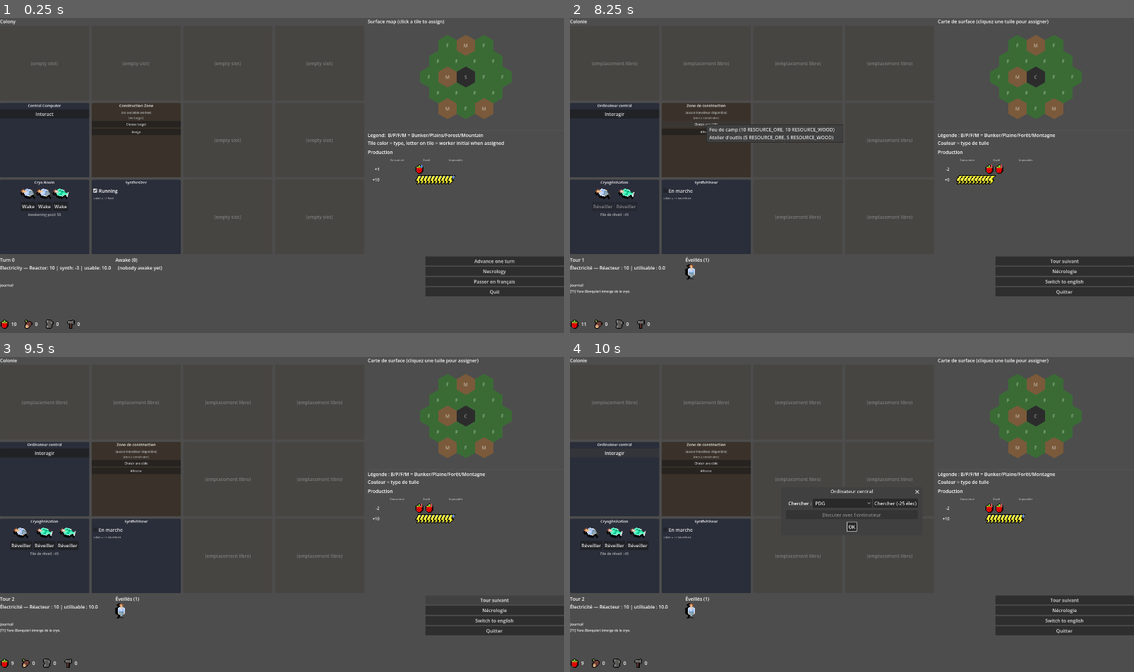
Above: before the commit, frames 1-4 (two rows, left to right).
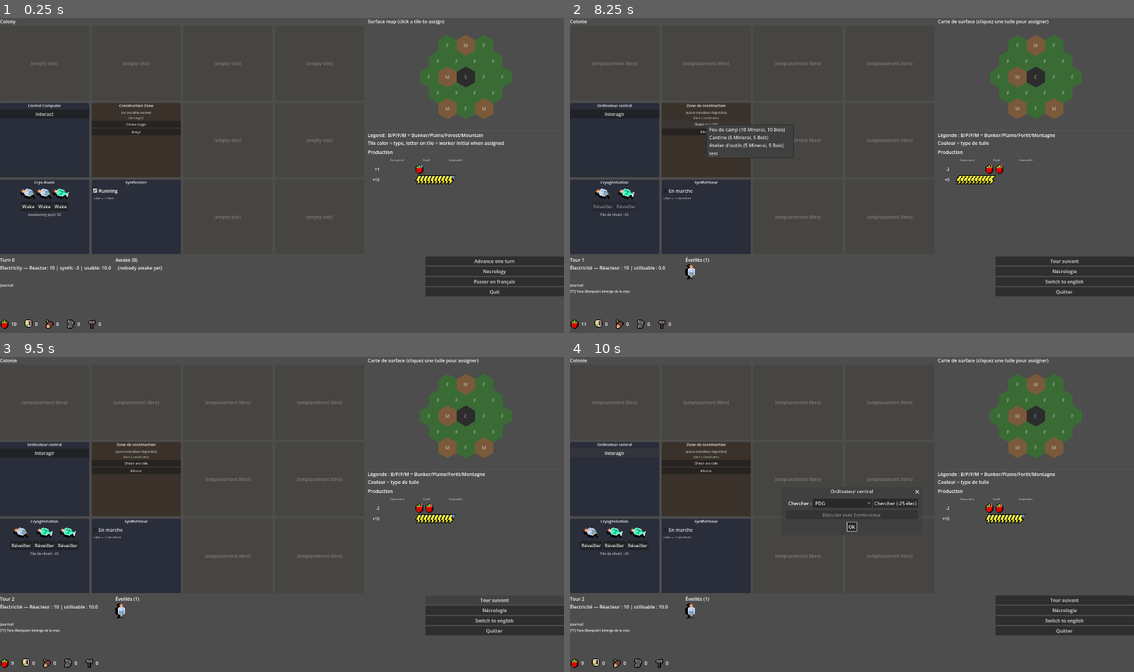
Above: after the commit, the same moments.

Repository: Infornographie/degel
Game: Godot game, scene res://scenes/main_ui.tscn
Same seed, same stepped clock (60 frames per second), same inputs: the game is played once before the commit and once after it.
Inputs:
- Up to frame 1 (0.25 s): no input
- Up to frame 2 (8.25 s): click "Choose target" at 0.5 s; click "Advance one turn" at 1.25 s; click "Interact" at 2 s; click "OK" at 2.75 s; click "Assign" at 3.5 s; click "Wake" at 4.25 s; click "Running" at 5 s; click "Necrology" at 5.75 s; click "OK" at 6.5 s; click "Passer en français" at 7.25 s; click "Choisir une cible" at 8 s
- Up to frame 3 (9.5 s): click "Tour suivant" at 8.75 s
- Up to frame 4 (10 s): click "Interagir" at 9.5 s

The runs differ from the first frame. In frame 1, 0.1% of the frame differs, in the area x 4-18%, y 95-99%; in frame 2, 0.6%, in the area x 4-49%, y 33-99%; in frame 3, 0.1%; in frame 4, 0.1%.

Commit message:
Data driven update
- game registry pour enregistrer les buildings, activities et resources sans toucher de code !

Diff:
--- a/localization/translations.csv
+++ b/localization/translations.csv
@@ -152,3 +152,6 @@
 EVENT_FOREST_DEPLETED,Une forêt est devenue plaine.,A forest has become plain.
 LABEL_EVENT_LOG_TITLE,Journal,Journal
 LABEL_EVENT_TURN_PREFIX,[T%d],[T%d]
+RES_MEAL,Repas,Meal
+BUILDING_CANTEEN,Cantine,Canteen
+BUILDING_CANTEEN_DESC,Permet aux survivants de préparer des repas.,Allows survivors to prepare meals.
--- /dev/null
+++ b/resources/buildings/canteen.tres
@@ -0,0 +1,24 @@
+[gd_resource type="Resource" script_class="BuildingConfig" format=3 uid="uid://db58ionthlj13"]
+
+[ext_resource type="Script" uid="uid://djgwy70yusm4w" path="res://systems/buildings/building_config.gd" id="1_vmn55"]
+[ext_resource type="PackedScene" path="res://scenes/ui/buildings/generic_building_view.tscn" id="2_86ie6"]
+
+[resource]
+script = ExtResource("1_vmn55")
+id = "canteen"
+name_key = "BUILDING_CANTEEN"
+description_key = "BUILDING_CANTEEN_DESC"
+build_cost = Dictionary[String, float]({
+"ore": 5.0,
+"wood": 5.0
+})
+build_order = Array[String](["wood", "ore"])
+inputs = Dictionary[String, float]({
+"food": 1.0,
+"heat": 2.0
+})
+outputs = Dictionary[String, float]({
+"meal": 1.0
+})
+view_scene = ExtResource("2_86ie6")
+metadata/_custom_type_script = "uid://djgwy70yusm4w"
--- /dev/null
+++ b/resources/buildings/test.tres
@@ -0,0 +1,19 @@
+[gd_resource type="Resource" script_class="BuildingConfig" format=3 uid="uid://b2doie6qgpo8r"]
+
+[ext_resource type="Script" uid="uid://djgwy70yusm4w" path="res://systems/buildings/building_config.gd" id="1_nj06f"]
+[ext_resource type="PackedScene" path="res://scenes/ui/buildings/generic_building_view.tscn" id="2_aiq2j"]
+
+[resource]
+script = ExtResource("1_nj06f")
+id = "test"
+name_key = "test"
+description_key = "test"
+build_order = Array[String](["food"])
+inputs = Dictionary[String, float]({
+"food": 1.0
+})
+outputs = Dictionary[String, float]({
+"meal": 10.0
+})
+view_scene = ExtResource("2_aiq2j")
+metadata/_custom_type_script = "uid://djgwy70yusm4w"
--- /dev/null
+++ b/resources/game_registry.tres
@@ -0,0 +1,35 @@
+[gd_resource type="Resource" script_class="GameRegistry" format=3 uid="uid://gov7u135qre1"]
+
+[ext_resource type="Script" uid="uid://pi3ffe2cp0cn" path="res://systems/world/activity.gd" id="1_gxpwg"]
+[ext_resource type="Script" uid="uid://djgwy70yusm4w" path="res://systems/buildings/building_config.gd" id="2_jwylt"]
+[ext_resource type="Resource" uid="uid://d0n16pjkkameu" path="res://resources/activities/forester.tres" id="2_sykcg"]
+[ext_resource type="Script" uid="uid://beej3fkkc3hb3" path="res://systems/world/resource_type.gd" id="3_a3kea"]
+[ext_resource type="Resource" uid="uid://bs68an4h3uwmq" path="res://resources/activities/gardener.tres" id="3_pc038"]
+[ext_resource type="Resource" uid="uid://bdhecvob4lml4" path="res://resources/activities/gathering.tres" id="4_fxixp"]
+[ext_resource type="Script" uid="uid://d0u3uo5c4283h" path="res://systems/core/game_registry.gd" id="4_oywpa"]
+[ext_resource type="Resource" uid="uid://c2mlfogsn1bvh" path="res://resources/activities/hunting.tres" id="5_3k771"]
+[ext_resource type="Resource" uid="uid://cplhsixndbk7c" path="res://resources/activities/lumberjack.tres" id="6_pg00w"]
+[ext_resource type="Resource" uid="uid://dy7lu27u1ofao" path="res://resources/activities/ore_picker.tres" id="7_5hq8r"]
+[ext_resource type="Resource" uid="uid://bjpsj6lpi5344" path="res://resources/activities/wood_picker.tres" id="8_7lhkg"]
+[ext_resource type="Resource" uid="uid://ds1gldxw4baqb" path="res://resources/buildings/campfire.tres" id="10_ngl8f"]
+[ext_resource type="Resource" uid="uid://db58ionthlj13" path="res://resources/buildings/canteen.tres" id="11_0nps4"]
+[ext_resource type="Resource" uid="uid://ijok7a07khuv" path="res://resources/buildings/computer.tres" id="12_3b6yo"]
+[ext_resource type="Resource" uid="uid://cp7bsn26hvug6" path="res://resources/buildings/construction_zone.tres" id="13_73pde"]
+[ext_resource type="Resource" uid="uid://djmis3x2qvsx1" path="res://resources/buildings/cryo_room.tres" id="14_8uwp2"]
+[ext_resource type="Resource" uid="uid://bxc0wofwp0arm" path="res://resources/buildings/synthesizer.tres" id="15_rhqw5"]
+[ext_resource type="Resource" uid="uid://dxrx47erw4dow" path="res://resources/buildings/tool_workshop.tres" id="16_ahqt4"]
+[ext_resource type="Resource" uid="uid://b2doie6qgpo8r" path="res://resources/buildings/test.tres" id="17_pc038"]
+[ext_resource type="Resource" uid="uid://dxiidqgxmm6xp" path="res://resources/resource_types/electricity.tres" id="18_vsdh7"]
+[ext_resource type="Resource" uid="uid://bjs50cnrlsuvp" path="res://resources/resource_types/food.tres" id="19_1mqvl"]
+[ext_resource type="Resource" uid="uid://csexxplmjymi6" path="res://resources/resource_types/heat.tres" id="20_j2jih"]
+[ext_resource type="Resource" uid="uid://cdorrauh1mlfu" path="res://resources/resource_types/meal.tres" id="21_lwhww"]
+[ext_resource type="Resource" uid="uid://dhxw8uqtrag2p" path="res://resources/resource_types/ore.tres" id="22_jfeb4"]
+[ext_resource type="Resource" uid="uid://dd44j56cvelly" path="res://resources/resource_types/tools.tres" id="23_1ppsf"]
+[ext_resource type="Resource" uid="uid://d3c4fkjgm6fct" path="res://resources/resource_types/wood.tres" id="24_iis01"]
+
+[resource]
+script = ExtResource("4_oywpa")
+resource_types = Array[ExtResource("3_a3kea")]([ExtResource("18_vsdh7"), ExtResource("19_1mqvl"), ExtResource("20_j2jih"), ExtResource("21_lwhww"), ExtResource("22_jfeb4"), ExtResource("23_1ppsf"), ExtResource("24_iis01")])
+buildings = Array[ExtResource("2_jwylt")]([ExtResource("10_ngl8f"), ExtResource("11_0nps4"), ExtResource("12_3b6yo"), ExtResource("13_73pde"), ExtResource("14_8uwp2"), ExtResource("15_rhqw5"), ExtResource("16_ahqt4"), ExtResource("17_pc038")])
+activities = Array[ExtResource("1_gxpwg")]([ExtResource("2_sykcg"), ExtResource("3_pc038"), ExtResource("4_fxixp"), ExtResource("5_3k771"), ExtResource("6_pg00w"), ExtResource("7_5hq8r"), ExtResource("8_7lhkg")])
+metadata/_custom_type_script = "uid://d0u3uo5c4283h"
--- /dev/null
+++ b/resources/resource_types/meal.tres
@@ -0,0 +1,12 @@
+[gd_resource type="Resource" script_class="ResourceType" format=3 uid="uid://cdorrauh1mlfu"]
+
+[ext_resource type="Script" uid="uid://beej3fkkc3hb3" path="res://systems/world/resource_type.gd" id="1_r4sv3"]
+[ext_resource type="Texture2D" uid="uid://dc1dvrtsfj8ub" path="res://assets/resources/meal.png" id="1_xvx4e"]
+
+[resource]
+script = ExtResource("1_r4sv3")
+id = &"meal"
+name_key = "RES_MEAL"
+icon = ExtResource("1_xvx4e")
+display_order = 15
+metadata/_custom_type_script = "uid://beej3fkkc3hb3"
--- a/scenes/ui/production_view.gd
+++ b/scenes/ui/production_view.gd
@@ -5,8 +5,6 @@
 ## déterministe via TurnResolver.compute_flow, se reconstruit sur les signals
 ## qui peuvent l'affecter.
 
-const PRODUCTION_ORDER: Array[String] = ["food", "wood", "ore", "tools", "electricity", "heat"]
-const NON_STORABLE_RESOURCES: Array[String] = ["electricity", "heat"]
 const COLUMN_GAP: int = 20
 
 var _section: VBoxContainer
@@ -49,7 +47,8 @@
 		child.queue_free()
 	_section.add_child(_make_header())
 	var flow: Dictionary = GameState.turn_resolver.compute_flow()
-	for resource_name in PRODUCTION_ORDER:
+	for type in ResourceRegistry.all():
+		var resource_name := String(type.id)
 		if not flow.has(resource_name):
 			continue
 		var f: Dictionary = flow[resource_name]
@@ -58,7 +57,7 @@
 		var impossible: float = f["impossible"]
 		if production == 0.0 and consumption == 0.0 and impossible == 0.0:
 			continue
-		_section.add_child(_make_row(resource_name, production, consumption, impossible))
+		_section.add_child(_make_row(type, production, consumption, impossible))
 	# Activités risquées
 	var risky: Array = GameState.turn_resolver.gather_risky()
 	if not risky.is_empty():
@@ -109,7 +108,8 @@
 		icons.add_child(UiPresentation.resource_icon(activity.produced_resource, UiPresentation.RESOURCE_SPRITE_SIZE))
 	return container
 
-func _make_row(resource_name: String, production: float, consumption: float, impossible: float) -> HBoxContainer:
+func _make_row(type: ResourceType, production: float, consumption: float, impossible: float) -> HBoxContainer:
+	var resource_name := String(type.id)
 	var row := HBoxContainer.new()
 	row.size_flags_horizontal = Control.SIZE_EXPAND_FILL
 	row.add_theme_constant_override("separation", COLUMN_GAP)
@@ -133,13 +133,13 @@
 	# Colonne 3 : surplus OU déficit (stock)
 	if surplus > 0:
 		row.add_child(_make_icon_column(resource_name, surplus, "surplus"))
-	elif deficit > 0 and not (resource_name in NON_STORABLE_RESOURCES):
+	elif deficit > 0 and type.stackable:
 		row.add_child(_make_icon_column(resource_name, deficit, "deficit"))
 	else:
 		row.add_child(_make_empty_column())
 	# Colonne 4 : impossible (faute d'inputs) + déficit non-stockable
 	var total_impossible: int = imp_int
-	if deficit > 0 and resource_name in NON_STORABLE_RESOURCES:
+	if deficit > 0 and not type.stackable:
 		total_impossible += deficit
 	if total_impossible > 0:
 		row.add_child(_make_icon_column(resource_name, total_impossible, "crossed"))
--- a/scenes/ui/resources_bar.gd
+++ b/scenes/ui/resources_bar.gd
@@ -1,11 +1,9 @@
 extends Control
 class_name ResourcesBar
-## Barre des stocks de ressources en bas d'écran : food / wood / ore / tools.
+## Barre des stocks de ressources en bas d'écran.
+## Itère le ResourceRegistry et filtre les ressources stockables —
+## l'électricité et la heat (flux par tour) vivent dans InfosSection.
 ## Scrollable horizontalement pour accueillir d'autres ressources plus tard.
-## Lecture seule. Affiche les ressources stockables uniquement — l'électricité
-## et la heat (flux par tour, pas stocks) vivent dans InfosSection.
-
-const RESOURCE_ORDER: Array[String] = ["food", "wood", "ore", "tools"]
 
 var _bar: HBoxContainer
 
@@ -31,16 +29,17 @@
 		return
 	for child in _bar.get_children():
 		child.queue_free()
-	for resource_name in RESOURCE_ORDER:
-		_bar.add_child(_make_pill(resource_name))
+	for type in ResourceRegistry.all():
+		if not type.stackable:
+			continue
+		_bar.add_child(_make_pill(type))
 
-func _make_pill(resource_name: String) -> HBoxContainer:
+func _make_pill(type: ResourceType) -> HBoxContainer:
 	var pill := HBoxContainer.new()
 	pill.add_theme_constant_override("separation", 6)
-	pill.tooltip_text = UiPresentation.resource(resource_name)
-	pill.add_child(UiPresentation.resource_icon(resource_name, UiPresentation.RESOURCE_SPRITE_SIZE))
-	# Valeur
-	var value: float = GameState.resources.get(resource_name, 0.0)
+	pill.tooltip_text = TranslationServer.translate(type.name_key)
+	pill.add_child(UiPresentation.resource_icon(type.id, UiPresentation.RESOURCE_SPRITE_SIZE))
+	var value: float = GameState.resources.get(type.id, 0.0)
 	var label := Label.new()
 	label.text = "%.0f" % value
 	label.add_theme_font_size_override("font_size", 16)
--- a/scenes/ui/ui_presentation.gd
+++ b/scenes/ui/ui_presentation.gd
@@ -7,7 +7,6 @@
 ## Note : on utilise TranslationServer.translate() au lieu de tr() parce que
 ## tr() est une méthode de Object, inaccessible depuis static func.
 
-const RESOURCE_SPRITE_PATH := "res://assets/resources/%s.png"
 const RESOURCE_SPRITE_SIZE: int = 32
 const OVERLAY_PATH := "res://assets/resources/%s.png"
 const SURVIVOR_SPRITE_PATH := "res://assets/survivors/generic%d.png"
@@ -16,13 +15,12 @@
 const SLOT_COLONY_COLOR := Color("#3a322a")
 const SLOT_MIN_SIZE := Vector2(140, 100)
 
-## Nom affichable d'une ressource (clé i18n si connue, sinon brut).
+## Nom affichable d'une ressource (via le registry, fallback brut).
 static func resource(resource_name: String) -> String:
-	match resource_name:
-		"food": return TranslationServer.translate("RESOURCE_FOOD")
-		"wood": return TranslationServer.translate("RESOURCE_WOOD")
-		"ore": return TranslationServer.translate("RESOURCE_ORE")
-		_: return resource_name
+	var type: ResourceType = ResourceRegistry.get_type(resource_name)
+	if type != null:
+		return TranslationServer.translate(type.name_key)
+	return resource_name
 
 ## Couleur de fond utilisée quand le sprite d'une ressource n'est pas chargé.
 static func placeholder_color(resource_name: String) -> Color:
@@ -64,13 +62,13 @@
 			return TranslationServer.translate(act.name_key)
 	return TranslationServer.translate("ROLE_IDLE")
 
-## Icône d'une ressource (sprite si dispo, sinon ColorRect placeholder).
+## Icône d'une ressource (depuis le registry, fallback ColorRect si pas d'icône).
 ## Taille paramétrable pour permettre les usages variés (barres, lignes de prod, etc).
 static func resource_icon(resource_name: String, icon_size: int) -> Control:
-	var sprite_path := RESOURCE_SPRITE_PATH % resource_name
-	if ResourceLoader.exists(sprite_path):
+	var type: ResourceType = ResourceRegistry.get_type(resource_name)
+	if type != null and type.icon != null:
 		var icon := TextureRect.new()
-		icon.texture = load(sprite_path)
+		icon.texture = type.icon
 		icon.texture_filter = CanvasItem.TEXTURE_FILTER_NEAREST
 		icon.custom_minimum_size = Vector2(icon_size, icon_size)
 		icon.stretch_mode = TextureRect.STRETCH_KEEP_ASPECT_CENTERED
--- a/systems/buildings/building_registry.gd
+++ b/systems/buildings/building_registry.gd
@@ -1,15 +1,6 @@
 extends RefCounted
 class_name BuildingRegistry
-
-const CONFIGS_PATH := "res://resources/buildings/"
-const BUILDING_FILES := [
-	"computer.tres",
-	"cryo_room.tres",
-	"synthesizer.tres",
-	"construction_zone.tres",
-	"campfire.tres",
-	"tool_workshop.tres",
-]
+## Registry des BuildingConfig. Charge depuis le manifest central GameRegistry.
 
 var configs: Dictionary = {}
 
@@ -17,12 +8,11 @@
 	_load_all()
 
 func _load_all() -> void:
-	for file_name in BUILDING_FILES:
-		var path: String = CONFIGS_PATH + file_name
-		if not ResourceLoader.exists(path):
-			push_warning("BuildingRegistry: %s introuvable" % path)
-			continue
-		var config: BuildingConfig = load(path) as BuildingConfig
+	var manifest: GameRegistry = GameRegistry.load_default()
+	if manifest == null:
+		push_error("BuildingRegistry: game_registry.tres introuvable")
+		return
+	for config in manifest.buildings:
 		if config != null and config.id != "":
 			configs[config.id] = config
 
--- /dev/null
+++ b/systems/core/game_registry.gd
@@ -0,0 +1,21 @@
+extends Resource
+class_name GameRegistry
+## Manifest central de tout le contenu data-driven du jeu.
+##
+## Édité dans l'inspecteur Godot : drag-drop des .tres dans les arrays.
+## Pour ajouter ou retirer un type (ressource, bâtiment, activité), aucun code
+## à toucher — uniquement ce fichier .tres.
+##
+## Les trois registries (Resource, Building, Activity) chargent ce manifest
+## au démarrage et indexent ce qu'il déclare.
+
+const DEFAULT_PATH := "res://resources/game_registry.tres"
+
+@export var resource_types: Array[ResourceType] = []
+@export var buildings: Array[BuildingConfig] = []
+@export var activities: Array[Activity] = []
+
+## Charge le manifest par défaut. Les Resources étant cachées par Godot,
+## appeler plusieurs fois ne provoque pas de relecture disque.
+static func load_default() -> GameRegistry:
+	return load(DEFAULT_PATH) as GameRegistry
--- a/systems/core/game_state.gd
+++ b/systems/core/game_state.gd
@@ -100,6 +100,7 @@
 		"wood": 0.0,
 		"ore": 0.0,
 		"tools": 0.0,
+		"meal":0.0,
 		"electricity": 0.0,
 		"heat": 0.0,
 	}
@@ -267,11 +268,17 @@
 	# 1) Résolution déterministe + aléatoire (production, construction, bâtiments, mutations)
 	turn_resolver.execute_turn()
 
-	# 2) Repas + famine
-	var needed: float = awake_count() * config.food_per_survivor
+	# 2) Repas + famine.
+	#    Les meals sont consommés en priorité (1 meal = 1 survivant nourri),
+	#    la food brute couvre le reste à raison de food_per_survivor par tête.
+	var awake: int = awake_count()
+	var meals_available: float = resources.get("meal", 0.0)
+	var meals_consumed: float = min(meals_available, float(awake))
+	resources["meal"] = meals_available - meals_consumed
+	var food_needed: float = (float(awake) - meals_consumed) * config.food_per_survivor
 	var was_in_famine := famine_turns > 0
-	if resources["food"] >= needed:
-		resources["food"] -= needed
+	if resources["food"] >= food_needed:
+		resources["food"] -= food_needed
 		if was_in_famine:
 			famine_turns = 0
 			_deaths_triggered = false
--- a/systems/core/turn_resolver.gd
+++ b/systems/core/turn_resolver.gd
@@ -104,8 +104,17 @@
 	# 5) Réacteur : production d'électricité (flux pur, pas de multiplicateur famine)
 	_add(production, "electricity", gs.reactor_output)
 
-	# 6) Consommation : repas des colons
-	_add(consumption, "food", gs.awake_count() * gs.config.food_per_survivor)
+	# 6) Consommation : repas des colons.
+	#    Les meals sont consommés en priorité (1 meal = 1 survivant nourri),
+	#    la food brute couvre le reste à raison de food_per_survivor par tête.
+	var awake_count: int = gs.awake_count()
+	var meals_available: float = stock.get("meal", 0.0)
+	var meals_consumed: float = min(meals_available, float(awake_count))
+	if meals_consumed > 0.0:
+		_add(consumption, "meal", meals_consumed)
+		stock["meal"] = meals_available - meals_consumed
+	var food_needed: float = (float(awake_count) - meals_consumed) * gs.config.food_per_survivor
+	_add(consumption, "food", food_needed)
 
 	# 7) Consommation : électricité déjà dépensée ce tour (réveils)
 	_add(consumption, "electricity", gs.electricity_consumed_this_turn())
--- a/systems/world/activity_registry.gd
+++ b/systems/world/activity_registry.gd
@@ -1,17 +1,6 @@
 extends RefCounted
 class_name ActivityRegistry
-## Charge et expose les activités du jeu.
-
-const CONFIGS_PATH := "res://resources/activities/"
-const ACTIVITY_FILES := [
-	"gathering.tres",
-	"hunting.tres",
-	"wood_picker.tres",
-	"lumberjack.tres",
-	"forester.tres",
-	"gardener.tres",
-	"ore_picker.tres",
-]
+## Registry des Activity. Charge depuis le manifest central GameRegistry.
 
 var activities: Dictionary = {}
 
@@ -19,12 +8,11 @@
 	_load_all()
 
 func _load_all() -> void:
-	for file_name in ACTIVITY_FILES:
-		var path: String = CONFIGS_PATH + file_name
-		if not ResourceLoader.exists(path):
-			push_warning("ActivityRegistry: %s introuvable" % path)
-			continue
-		var activity: Activity = load(path) as Activity
+	var manifest: GameRegistry = GameRegistry.load_default()
+	if manifest == null:
+		push_error("ActivityRegistry: game_registry.tres introuvable")
+		return
+	for activity in manifest.activities:
 		if activity != null and activity.id != "":
 			activities[activity.id] = activity
 
--- a/systems/world/resource_registry.gd
+++ b/systems/world/resource_registry.gd
@@ -1,16 +1,6 @@
 extends RefCounted
 class_name ResourceRegistry
-## Registry des ResourceType, chargés depuis une liste explicite.
-## Pattern aligné sur ActivityRegistry / BuildingRegistry (build Windows : pas de DirAccess).
-
-const PATHS: Array[String] = [
-	"res://resources/resource_types/food.tres",
-	"res://resources/resource_types/wood.tres",
-	"res://resources/resource_types/ore.tres",
-	"res://resources/resource_types/tools.tres",
-	"res://resources/resource_types/electricity.tres",
-	"res://resources/resource_types/heat.tres",
-]
+## Registry des ResourceType. Charge depuis le manifest central GameRegistry.
 
 static var _by_id: Dictionary = {}
 static var _all_sorted: Array[ResourceType] = []
@@ -20,10 +10,12 @@
 	if _loaded:
 		return
 	_loaded = true
-	for path in PATHS:
-		var res: ResourceType = load(path) as ResourceType
-		if res == null:
-			push_error("ResourceRegistry: impossible de charger %s" % path)
+	var manifest: GameRegistry = GameRegistry.load_default()
+	if manifest == null:
+		push_error("ResourceRegistry: game_registry.tres introuvable")
+		return
+	for res in manifest.resource_types:
+		if res == null or res.id == StringName(""):
 			continue
 		_by_id[res.id] = res
 	var sorted: Array[ResourceType] = []
Not shown, added: systems/core/game_registry.gd.uid
Not shown, changed: ROADMAP.md
